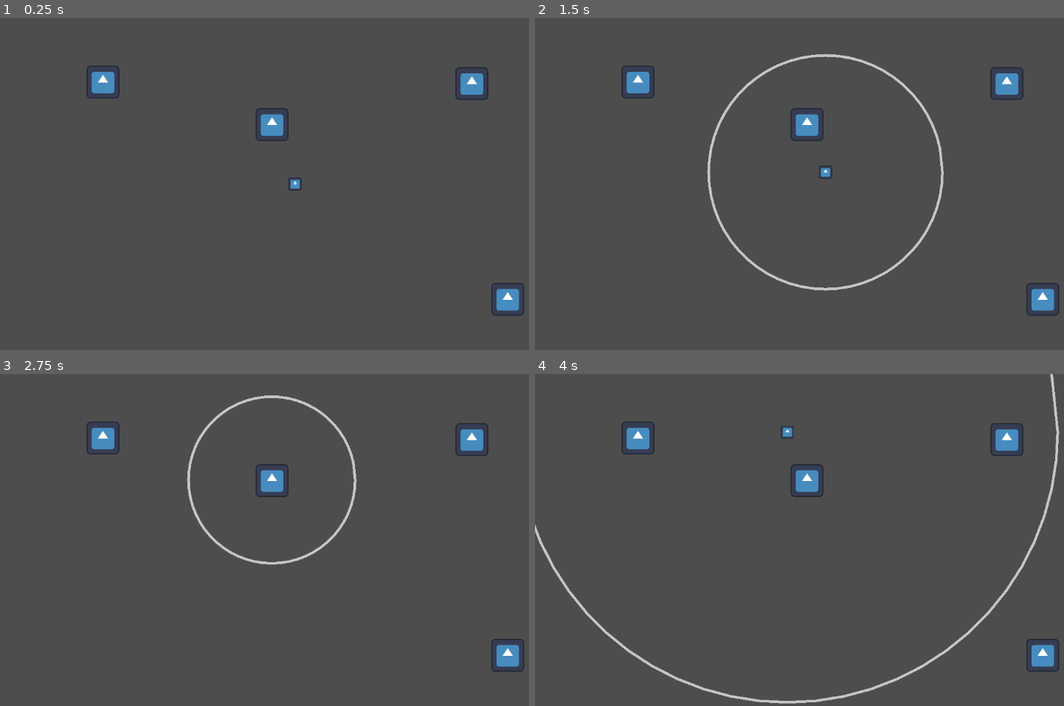
Above: before the commit, frames 1-4 (two rows, left to right).
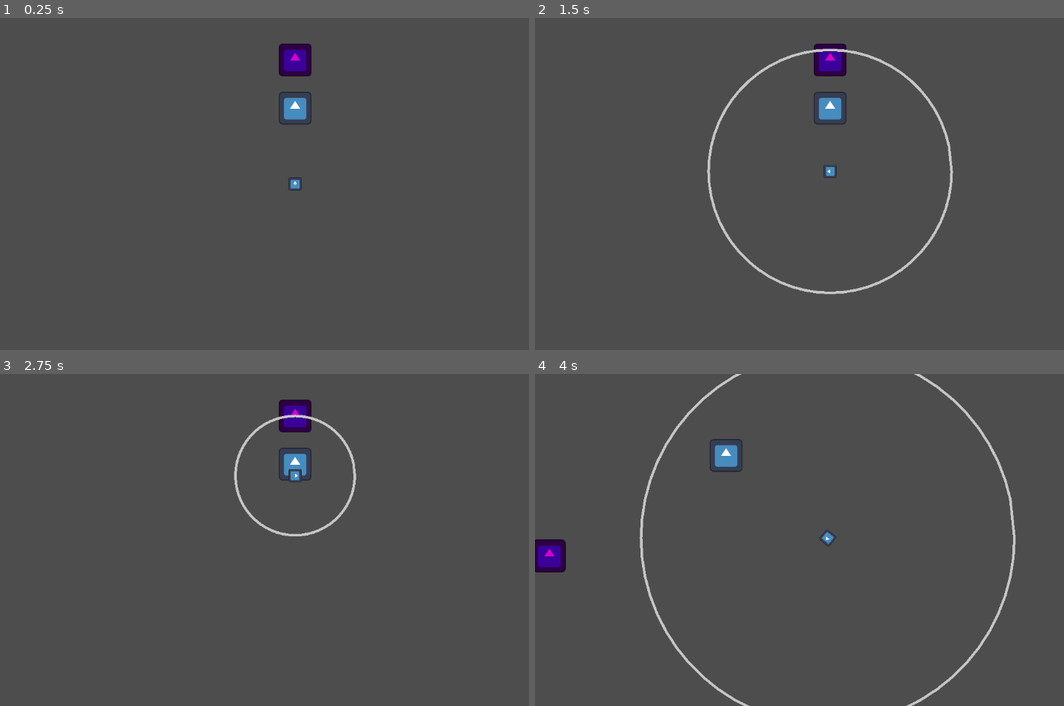
Above: after the commit, the same moments.

Repository: Tonsak09/GMTK-Scale
Game: Godot game, scene res://Scenes/MainScene.tscn
Two runs of this game, one before a commit and one after it. Both use one fixed random seed, a clock stepped at 60 frames per second and the inputs below. The engine's default icon, where the game draws it, is replaced by a stand-in: a white triangle on a blue panel in a dark square.
Inputs (mouse positions are in pixels of both pictures, inside the frame that each line leads up to):
- Up to frame 1 (0.25 s): no input
- Up to frame 2 (1.5 s): tap Enter at 0.5 s; move the mouse to (958, 167) at 0.52 s; move the mouse to (709, 200) at 1.27 s
- Up to frame 3 (2.75 s): move the mouse to (354, 466) at 2.02 s
- Up to frame 4 (4 s): move the mouse to (799, 606) at 2.77 s; move the mouse to (1005, 589) at 3.52 s

The runs differ from the first frame. In frame 1, 2.4% of the frame differs, in the area x 16-100%, y 7-90%; in frame 2, 4.3%; in frame 3, 3.6%; in frame 4, 5.1%, in the area x 0-100%, y 0-100%.

Commit message:
Level loading

Diff:
--- a/Code/GameManager.gd
+++ b/Code/GameManager.gd
@@ -6,9 +6,12 @@
 @export var levels : Array[PackedScene]
 
 var ship = preload("res://Scenes/Prefabs/Ship.tscn")
+var currLevelInstance
+var currLevelIndex : int
 
 func _ready():
-	LoadLevel(0)
+	currLevelIndex = 0
+	LoadLevel(currLevelIndex)
 
 func _input(event):
 	if event.is_action_pressed("Restart"):
@@ -17,13 +20,21 @@
 func _process(delta):
 	onScreenDetector.global_position = currShip.global_position
 
+	if currLevelInstance.goal.complete:
+		currLevelIndex += 1
+		currLevelInstance.queue_free()
+		LoadLevel(currLevelIndex)
+
 func LoadLevel(index : int):
-	var levelInstance = levels[0].instantiate()
+	var levelInstance = levels[index].instantiate()
 	add_child(levelInstance)
+	currLevelInstance = levelInstance
 
 	currShip.gravityWells.clear()
 	for i in levelInstance.gravityWells.size():
 		currShip.gravityWells.append(levelInstance.gravityWells[i])
+
+	Restart()
 
 func Restart():
 
--- /dev/null
+++ b/Code/Goal.gd
@@ -0,0 +1,6 @@
+extends Node2D
+
+var complete = false
+
+func ReachedGoal(area : Area2D):
+	complete = true
--- a/Code/Level.gd
+++ b/Code/Level.gd
@@ -1,3 +1,4 @@
 extends Node2D
 
 @export var gravityWells : Array[Node2D]
+@export var goal : Node2D
--- /dev/null
+++ b/Code/ShipSprite.gd
@@ -0,0 +1,12 @@
+extends Sprite2D
+
+@export var shipParent : Node2D
+
+# Called when the node enters the scene tree for the first time.
+func _ready():
+	pass # Replace with function body.
+
+
+# Called every frame. 'delta' is the elapsed time since the previous frame.
+func _process(delta):
+	look_at(shipParent.vel)
--- a/Scenes/Levels/Level_0.tscn
+++ b/Scenes/Levels/Level_0.tscn
@@ -1,36 +1,20 @@
-[gd_scene load_steps=3 format=3 uid="uid://nvtrd38ujy47"]
+[gd_scene load_steps=4 format=3 uid="uid://nvtrd38ujy47"]
 
 [ext_resource type="Script" path="res://Code/Level.gd" id="1_r7og2"]
 [ext_resource type="Texture2D" uid="uid://dqc5alndfr7h" path="res://Textures/icon.svg" id="2_1robi"]
+[ext_resource type="PackedScene" uid="uid://cm4ees4gn1ow7" path="res://Scenes/Prefabs/Goal.tscn" id="3_5gsnu"]
 
-[node name="Level0" type="Node2D" node_paths=PackedStringArray("gravityWells")]
+[node name="Level0" type="Node2D" node_paths=PackedStringArray("gravityWells", "goal")]
 script = ExtResource("1_r7og2")
-gravityWells = [NodePath("Planet"), NodePath("Planet2"), NodePath("Planet3"), NodePath("Planet4")]
-
-[node name="Planet" type="Node2D" parent="."]
-position = Vector2(345, -196)
-
-[node name="Sprite2D" type="Sprite2D" parent="Planet"]
-scale = Vector2(0.5, 0.5)
-texture = ExtResource("2_1robi")
-
-[node name="Planet2" type="Node2D" parent="."]
-position = Vector2(-375, -199)
-
-[node name="Sprite2D" type="Sprite2D" parent="Planet2"]
-scale = Vector2(0.5, 0.5)
-texture = ExtResource("2_1robi")
-
-[node name="Planet3" type="Node2D" parent="."]
-position = Vector2(-45, -116)
-
-[node name="Sprite2D" type="Sprite2D" parent="Planet3"]
-scale = Vector2(0.5, 0.5)
-texture = ExtResource("2_1robi")
+gravityWells = [NodePath("Planet4")]
+goal = NodePath("Goal")
 
 [node name="Planet4" type="Node2D" parent="."]
-position = Vector2(415, 225)
+position = Vector2(0, -148)
 
 [node name="Sprite2D" type="Sprite2D" parent="Planet4"]
 scale = Vector2(0.5, 0.5)
 texture = ExtResource("2_1robi")
+
+[node name="Goal" parent="." instance=ExtResource("3_5gsnu")]
+position = Vector2(0, -242)
--- /dev/null
+++ b/Scenes/Levels/Level_1.tscn
@@ -0,0 +1,20 @@
+[gd_scene load_steps=4 format=3 uid="uid://c8lkiiv4dkdbu"]
+
+[ext_resource type="Script" path="res://Code/Level.gd" id="1_odtyc"]
+[ext_resource type="Texture2D" uid="uid://dqc5alndfr7h" path="res://Textures/icon.svg" id="2_n4sxv"]
+[ext_resource type="PackedScene" uid="uid://cm4ees4gn1ow7" path="res://Scenes/Prefabs/Goal.tscn" id="3_84jrv"]
+
+[node name="Level1" type="Node2D" node_paths=PackedStringArray("gravityWells", "goal")]
+position = Vector2(-548, 31)
+script = ExtResource("1_odtyc")
+gravityWells = [NodePath("Planet"), NodePath("Goal")]
+goal = NodePath("Goal")
+
+[node name="Planet" type="Node2D" parent="."]
+position = Vector2(345, -196)
+
+[node name="Sprite2D" type="Sprite2D" parent="Planet"]
+scale = Vector2(0.5, 0.5)
+texture = ExtResource("2_n4sxv")
+
+[node name="Goal" parent="." instance=ExtResource("3_84jrv")]
--- a/Scenes/MainScene.tscn
+++ b/Scenes/MainScene.tscn
@@ -1,14 +1,15 @@
-[gd_scene load_steps=4 format=3 uid="uid://batbedws8xmvw"]
+[gd_scene load_steps=5 format=3 uid="uid://batbedws8xmvw"]
 
 [ext_resource type="Script" path="res://Code/GameManager.gd" id="1_tanui"]
 [ext_resource type="PackedScene" uid="uid://btso6c76dfmtk" path="res://Scenes/Prefabs/Ship.tscn" id="2_5i6gr"]
 [ext_resource type="PackedScene" uid="uid://nvtrd38ujy47" path="res://Scenes/Levels/Level_0.tscn" id="3_pg5p2"]
+[ext_resource type="PackedScene" uid="uid://c8lkiiv4dkdbu" path="res://Scenes/Levels/Level_1.tscn" id="4_l4smn"]
 
 [node name="MainScene" type="Node2D" node_paths=PackedStringArray("currShip", "onScreenDetector")]
 script = ExtResource("1_tanui")
 currShip = NodePath("Ship")
 onScreenDetector = NodePath("VisibleOnScreenNotifier2D")
-levels = Array[PackedScene]([ExtResource("3_pg5p2")])
+levels = Array[PackedScene]([ExtResource("3_pg5p2"), ExtResource("4_l4smn")])
 
 [node name="Camera2D" type="Camera2D" parent="."]
 
--- /dev/null
+++ b/Scenes/Prefabs/Goal.tscn
@@ -0,0 +1,22 @@
+[gd_scene load_steps=4 format=3 uid="uid://cm4ees4gn1ow7"]
+
+[ext_resource type="Script" path="res://Code/Goal.gd" id="1_4dql6"]
+[ext_resource type="Texture2D" uid="uid://dqc5alndfr7h" path="res://Textures/icon.svg" id="2_ji4oc"]
+
+[sub_resource type="CircleShape2D" id="CircleShape2D_uxoma"]
+radius = 30.0167
+
+[node name="Goal" type="Node2D"]
+script = ExtResource("1_4dql6")
+
+[node name="Sprite2D" type="Sprite2D" parent="."]
+modulate = Color(0.839216, 0, 0.807843, 1)
+scale = Vector2(0.5, 0.5)
+texture = ExtResource("2_ji4oc")
+
+[node name="Area2D" type="Area2D" parent="."]
+
+[node name="CollisionShape2D" type="CollisionShape2D" parent="Area2D"]
+shape = SubResource("CircleShape2D_uxoma")
+
+[connection signal="area_entered" from="Area2D" to="." method="ReachedGoal"]
--- a/Scenes/Prefabs/Ship.tscn
+++ b/Scenes/Prefabs/Ship.tscn
@@ -1,17 +1,23 @@
-[gd_scene load_steps=4 format=3 uid="uid://btso6c76dfmtk"]
+[gd_scene load_steps=6 format=3 uid="uid://btso6c76dfmtk"]
 
 [ext_resource type="Script" path="res://Code/Ship.gd" id="1_dwt8f"]
 [ext_resource type="Texture2D" uid="uid://dqc5alndfr7h" path="res://Textures/icon.svg" id="2_7ok07"]
 [ext_resource type="Script" path="res://Code/CircleDrawer.gd" id="3_lsmst"]
+[ext_resource type="Script" path="res://Code/ShipSprite.gd" id="3_q5wo7"]
+
+[sub_resource type="CircleShape2D" id="CircleShape2D_8wcxk"]
+radius = 17.0294
 
 [node name="Ship" type="Node2D"]
 script = ExtResource("1_dwt8f")
 viewportSize = Vector2(1152, 648)
 attractForce = 50.0
 
-[node name="Sprite2D" type="Sprite2D" parent="."]
+[node name="ShipSprite" type="Sprite2D" parent="." node_paths=PackedStringArray("shipParent")]
 scale = Vector2(0.2, 0.2)
 texture = ExtResource("2_7ok07")
+script = ExtResource("3_q5wo7")
+shipParent = NodePath("..")
 
 [node name="Line2D" type="Line2D" parent="."]
 points = PackedVector2Array(0, 0, 0, 0, 0, 0, 0, 0, 0, 0, 0, 0, 0, 0, 0, 0, 0, 0, 0, 0, 0, 0, 0, 0, 0, 0, 0, 0, 0, 0, 0 …(268 unchanged characters)…
@@ -20,3 +26,8 @@
 script = ExtResource("3_lsmst")
 radius = 100.0
 viewportSize = Vector2(1152, 648)
+
+[node name="Area2D" type="Area2D" parent="."]
+
+[node name="CollisionShape2D" type="CollisionShape2D" parent="Area2D"]
+shape = SubResource("CircleShape2D_8wcxk")
